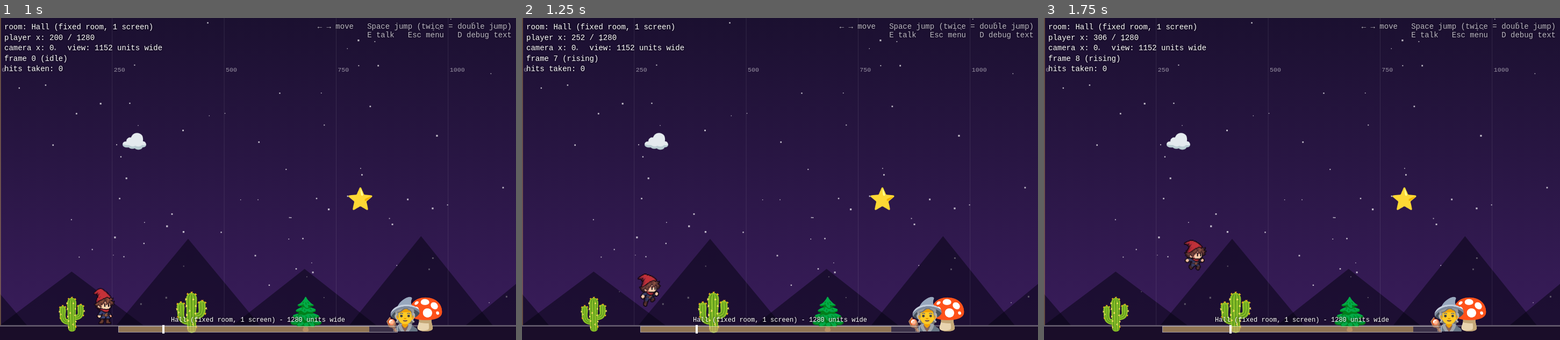
Above: before the commit, frames 1-3 (left to right).
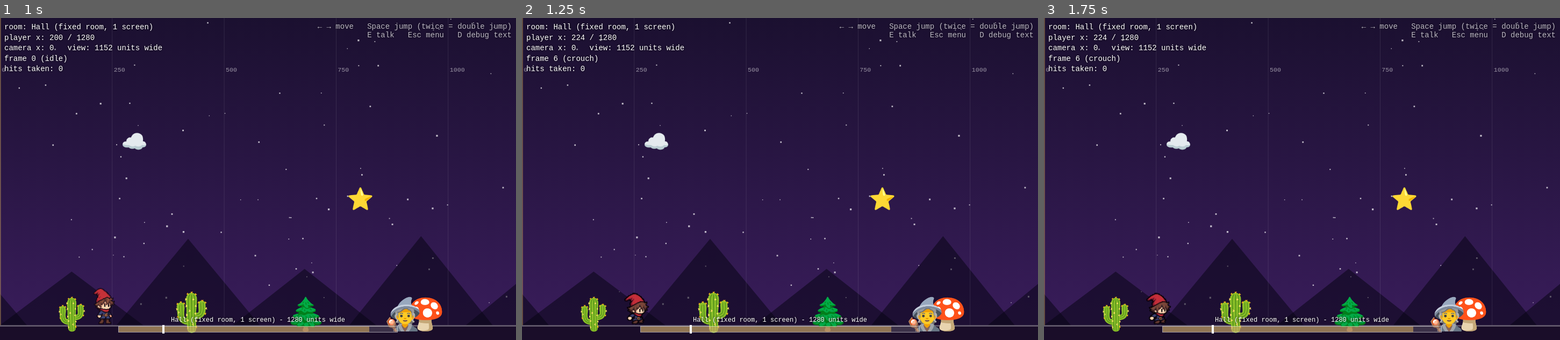
Above: after the commit, the same moments.

Repository: curserr/GanomeGame
Game: browser game, page index.html
The game is run twice, just before and just after one commit, with the same random seed, the same clock (stepped at 60 frames per second) and the same inputs.
Inputs:
- Up to frame 1 (1 s): no input
- Up to frame 2 (1.25 s): hold Right from 1.03 s (still down); tap Space at 1.1 s
- Up to frame 3 (1.75 s): release Right at 1.53 s; hold Down from 1.58 s (still down); tap Space at 1.6 s

Frame 1 is identical in both runs. In frame 2, 0.6% of the frame differs, in the area x 6-35%, y 5-98%; in frame 3, 0.6%, in the area x 6-37%, y 5-98%.
Error in both runs: TypeError: Assignment to constant variable.

Commit message:
Update player.js

Diff:
--- a/js/player.js
+++ b/js/player.js
@@ -41,8 +41,8 @@
 const WalkSpeed = 2;                      // units per game step
 const JumpSpeed = 3;
 const JumpHeight = 120;
-const FallSpeed = 1;
-const GravConstant = 60;
+let FallSpeed = 0;
+const GravConstant = 10;
 
 let PlayerJump = false;      // true while rising
 let PlayerOnGround = true;
@@ -121,6 +121,10 @@
     }
 }
 
+/////////////////////////////
+///
+////////////////////////////
+
 function StartJump()
 {
     PlayerJump = true;
@@ -128,7 +132,12 @@
     StartY = PlayerY;
     AnimIndex = 0;       // so the fall tumble starts from its first frame
     AnimTimer = 0;
-}
+    JumpSpeed = 0;
+}
+
+/////////////////////////////
+///
+////////////////////////////
 
 function Jump()
 {
@@ -143,12 +152,20 @@
     }
 }
 
+/////////////////////////////
+///
+////////////////////////////
+
 function Gravity()
 {
     FallSpeed += GravConstant;
     PlayerY += FallSpeed;
 }
 
+/////////////////////////////
+///
+////////////////////////////
+
 // ---------- Hooks used by other files ----------
 
 // Puts the player at an edge of the room he just entered ("left" or "right"). Anything else: keep the position.
@@ -157,6 +174,10 @@
     if (side === "left")  PlayerX = 0;
     if (side === "right") PlayerX = CurrentRoom.width - PlayerW;
 }
+
+/////////////////////////////
+///
+////////////////////////////
 
 // Stops every jump / animation state (used when loading a save)
 function ResetPlayerMotion()
@@ -169,6 +190,7 @@
     InteractRequested = false;
     Spinning = false;
     HurtTimer = 0;
+    FallSpeed = 0;
 }
 
 // An enemy or boss touched the player: knock him away from it. sourceX is the enemy's centre.
